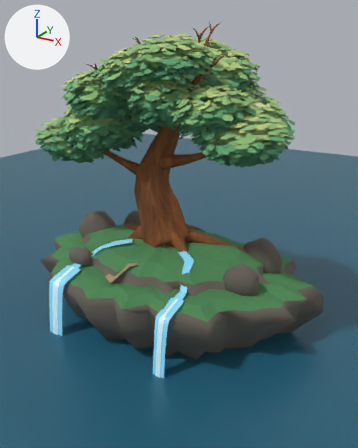
The Blender file art-source/blender/生命樹庭園_母稿.blend as it was, and as the next commit left it.
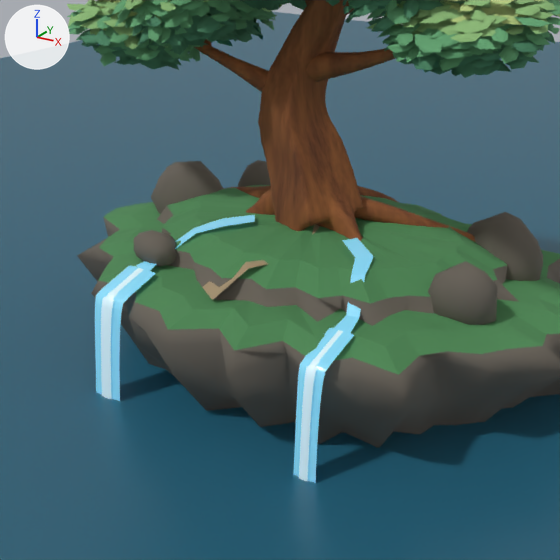
There are two pictures of each version: one whole from a camera (50 mm lens) standing at (6.66, -10.26, 4.84) and looking at (0.32, 0.07, 0.49), one close up on the part from 0% to 81% of the width and 28% to 93% of the height. Every picture has the same lights, and +X, +Y and +Z are marked at upper left. The older version's two pictures come first.

In view in the first close-up: '中央島_岩塊_03', '中央島_岩塊_04', '中央島_岩塊_05', '主幹', '前景葉片_立體葉冠_01', '前景葉片_立體葉冠_02', '前景葉片_立體葉冠_03', '浮島_中央生命島', '溪流_中央右', '溪流_中央左', '瀑布_中央右', '瀑布_中央左', '預覽_海面' and 15 more.
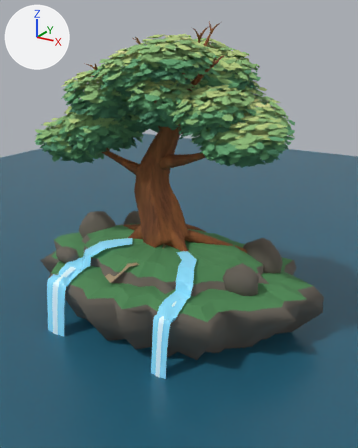
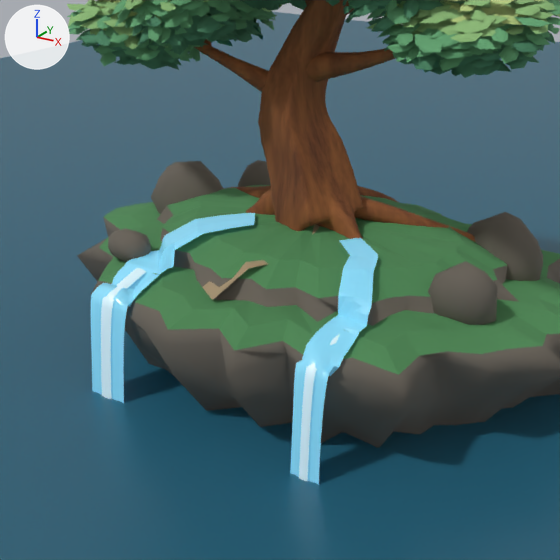
Boxes (x1, y1, x2, y2) around the edits, measured in the close-ups (560 x 560 px):
```json
{"object": "瀑布_中央右", "change": "reshaped", "before": [293, 328, 354, 484], "after": [290, 324, 358, 485], "on screen": "11% wider"}
{"object": "瀑布_中央左", "change": "reshaped", "before": [95, 266, 156, 401], "after": [91, 265, 160, 403], "on screen": "13% wider"}
{"object": "溪流_中央右", "change": "reshaped", "before": [334, 238, 374, 333], "after": [326, 238, 378, 335], "on screen": "29% wider"}
{"object": "溪流_中央左", "change": "reshaped", "before": [136, 215, 255, 270], "after": [125, 213, 255, 274], "on screen": "9% wider, 11% taller"}
{"object": "中央島_岩塊_05", "change": "moved", "before": [134, 230, 176, 267], "after": [108, 228, 151, 262]}
```

Scene script edits in JSON lines:
```json
{"block": "me_溪流_中央左", "where": "# used by ob_溪流_中央左; parent = ob_浮島世界_根節點; location = (0.0, 0.0, 0.0)"}
{"op": "remove", "block": "me_溪流_中央左", "code": "me_溪流_中央左.from_pydata(...)  # 10 vertices, 4 faces; spans x -1.863..-0.622, y -1.782..-0.491, z -0.51..0.035"}
{"op": "add", "block": "me_溪流_中央左", "code": "me_溪流_中央左.from_pydata(...)  # 265 vertices, 208 faces; spans x -2.04..-0.57, y -1.76..-0.418, z -0.533..0.026"}
{"block": "me_溪流_中央左", "change": "me_溪流_中央左 part 1: 10 vertices removed from x -1.863..-0.622, y -1.782..-0.491, z -0.51..0.035; 265 vertices added at x -2.04..-0.57, y -1.76..-0.418, z -0.533..0.026"}
{"block": "me_溪流_中央右", "where": "# used by ob_溪流_中央右; parent = ob_浮島世界_根節點; location = (0.0, 0.0, 0.0)"}
{"op": "remove", "block": "me_溪流_中央右", "code": "me_溪流_中央右.from_pydata(...)  # 10 vertices, 4 faces; spans x 0.718..1.565, y -1.838..-0.463, z -0.51..0.035"}
{"op": "add", "block": "me_溪流_中央右", "code": "me_溪流_中央右.from_pydata(...)  # 255 vertices, 200 faces; spans x 0.691..1.67, y -1.83..-0.424, z -0.507..0.04"}
{"block": "me_溪流_中央右", "change": "me_溪流_中央右 part 2: 10 vertices removed from x 0.718..1.565, y -1.838..-0.463, z -0.51..0.035; 255 vertices added at x 0.691..1.67, y -1.83..-0.424, z -0.507..0.04"}
{"block": "me_瀑布_中央左", "where": "# used by ob_瀑布_中央左; parent = ob_浮島世界_根節點; location = (-1.72, -2.36, -0.67)"}
{"op": "remove", "block": "me_瀑布_中央左", "code": "me_瀑布_中央左.from_pydata(...)  # 297 vertices, 256 faces; spans x -0.31..0.31, y -0.31..0.6, z -2.9..0.17"}
{"op": "add", "block": "me_瀑布_中央左", "code": "me_瀑布_中央左.from_pydata(...)  # 297 vertices, 256 faces; spans x -0.41..0.41, y -0.31..0.6, z -2.9..0.16"}
{"block": "me_瀑布_中央左", "change": "me_瀑布_中央左 part 3: 268 of 297 vertices moved; they spanned x -0.31..0.31, y -0.31..0.6, z -2.9..0.17 and now span x -0.41..0.41, y -0.31..0.6, z -2.9..0.16; mean shift (0.0, 0.0, -0.01); largest move (-0.06, 0.29, 0.09) -> (-0.08, 0.29, -0.15)"}
{"block": "me_瀑布_中央右", "where": "# used by ob_瀑布_中央右; parent = ob_浮島世界_根節點; location = (1.45, -2.43, -0.67)"}
{"op": "remove", "block": "me_瀑布_中央右", "code": "me_瀑布_中央右.from_pydata(...)  # 297 vertices, 256 faces; spans x -0.22..0.22, y -0.31..0.6, z -2.6..0.17"}
{"op": "add", "block": "me_瀑布_中央右", "code": "me_瀑布_中央右.from_pydata(...)  # 297 vertices, 256 faces; spans x -0.28..0.28, y -0.31..0.6, z -2.6..0.19"}
{"block": "me_瀑布_中央右", "change": "me_瀑布_中央右 part 4: 269 of 297 vertices moved; they spanned x -0.22..0.22, y -0.31..0.6, z -2.6..0.17 and now span x -0.28..0.28, y -0.31..0.6, z -2.6..0.19; mean shift (0.0, 0.0, 0.0); largest move (0.13, 0.08, 0.03) -> (0.17, 0.08, -0.13)"}
{"op": "set", "path": "ob_中央島_岩塊_05.location", "old": "(-1.78, -1.42, -0.35)", "new": "(-2.26, -1.42, -0.43)"}
```
